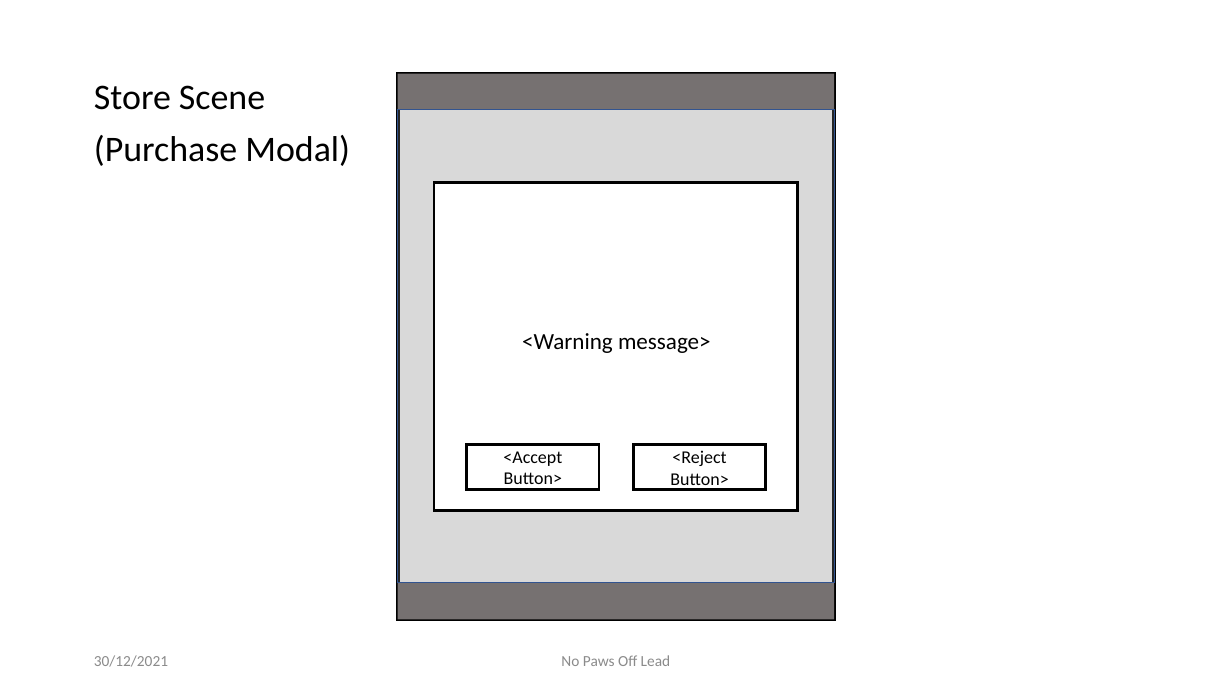
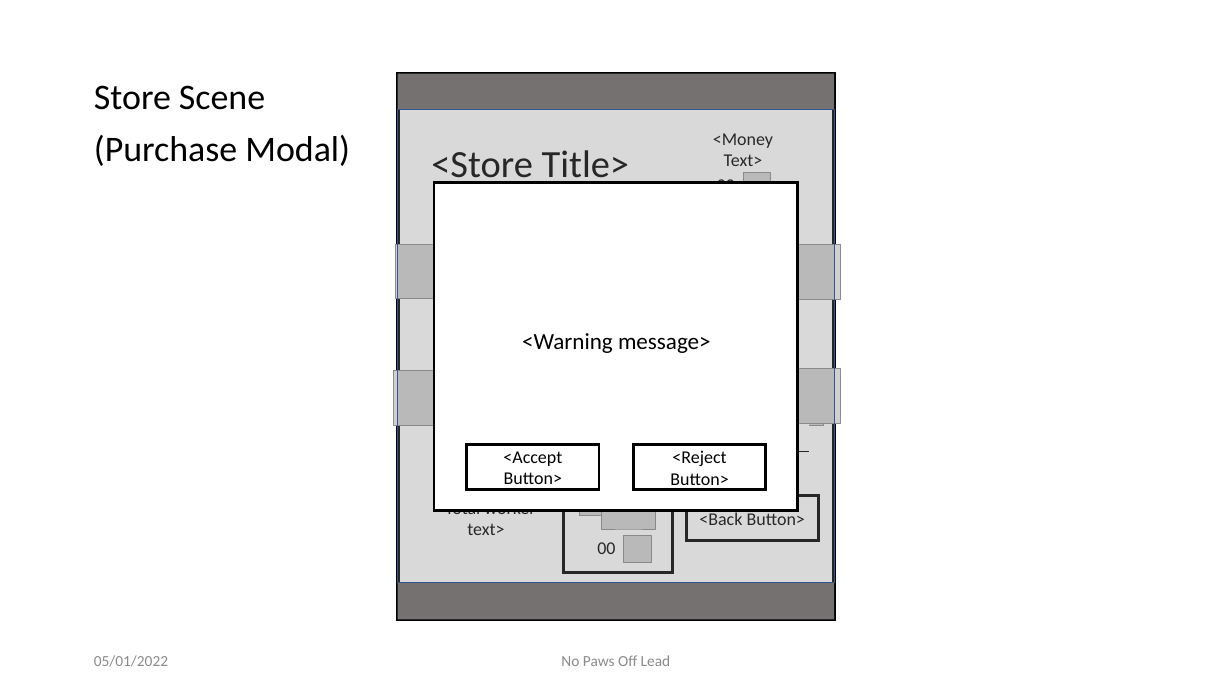
Before and after one commit to zkturman/LumberTim, a slide deck: slide 9 of Design/UIPrototypes/LumberTimPrototypes.pptx. Drawn at 1232x693 pixels with LibreOffice and Linux fonts; fonts in the diff are those of the drawing; grey boxes stand for pictures; background and template pictures are left out. Boxes give left, top, right and bottom in pixels: in the first picture for what was removed or moved away, otherwise in the second. Text is boxed around its words. In the diff, an @@ line names an element or a change of style, - is before the commit and + after.

```diff
--- a/Design/UIPrototypes/LumberTimPrototypes.pptx
+++ b/Design/UIPrototypes/LumberTimPrototypes.pptx
@@ text added at box(713, 133, 773, 166), 14 pt, text #000000 @@
+<Money Text>
@@ text added at box(431, 150, 630, 187), 30 pt, text #000000 @@
+<Store Title>
@@ text added at box(717, 179, 735, 184), 14 pt, text #000000 @@
+00
@@ picture added at box(743, 173, 771, 201) @@
@@ picture added at box(770, 371, 824, 425) @@
@@ group added at box(394, 217, 840, 573): 9 rectangles, 7 pictures, 2 texts @@
+00
+<Total worker text>
@@ rectangle added at box(687, 496, 819, 542), fill #FFFFFF, outline #000000 2.25 pt, 14 pt, text #000000 @@
+<Back Button>
@@ text at box(94, 655, 168, 667): text changed @@
-30/12/2021
+05/01/2022
```
Also in this commit, not shown: 15 other slides changed, 1 slide added, 19 other files.
